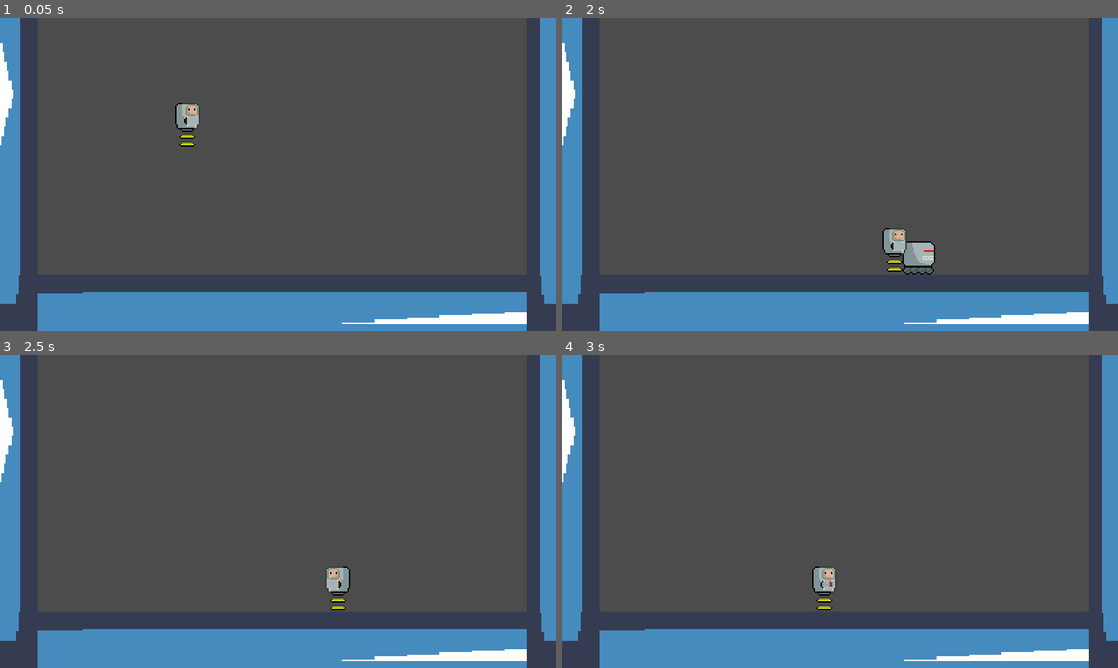
Above: before the commit, frames 1-4 (two rows, left to right).
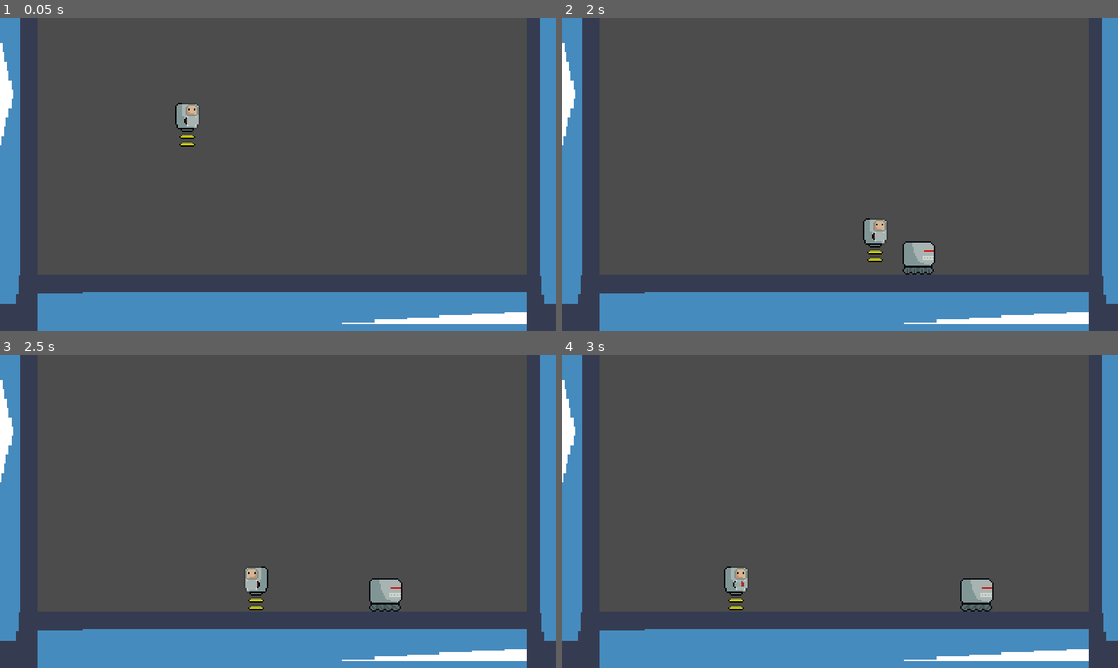
Above: after the commit, the same moments.

Repository: bruhrator420/MAD-Game-Jam-Project
Game: Godot game, scene res://Scenes/Level.tscn
Same seed, same stepped clock (60 frames per second), same inputs: the game is played once before the commit and once after it. The project has no main scene, so this scene is started directly. The engine's default icon, where the game draws it, is replaced by a stand-in: a white triangle on a blue panel in a dark square.
Inputs:
- Up to frame 1 (0.05 s): no input
- Up to frame 2 (2 s): hold Right (ui_right) from 0.53 s (still down); tap X (attack) at 0.6, 1.35 s; tap Space (jump) at 0.77, 1.52 s
- Up to frame 3 (2.5 s): release Right (ui_right) at 2.03 s; hold Left (ui_left) from 2.03 s (still down); tap X (attack) at 2.1 s
- Up to frame 4 (3 s): release Left (ui_left) at 2.78 s; hold Right (ui_right) from 2.78 s (still down); tap X (attack) at 2.85 s

Frame 1 is identical in both runs. In frame 2, 0.8% of the frame differs, in the area x 54-67%, y 64-82%; in frame 3, 1.4%, in the area x 44-73%, y 67-82%; in frame 4, 1.4%.

Commit message:
Enable player and enemy to collide

Diff:
--- a/Project/Scenes/Enemy.gd
+++ b/Project/Scenes/Enemy.gd
@@ -24,3 +24,8 @@
 
 func die():
 	queue_free()
+
+
+func _on_Area2D_body_entered(body):
+	if body.is_in_group("players"):
+		body.damage(1, Vector2(156 * sign(body.global_position.x - global_position.x), -100))
--- a/Project/Scenes/Enemy.tscn
+++ b/Project/Scenes/Enemy.tscn
@@ -30,12 +30,16 @@
 [sub_resource type="RectangleShape2D" id=6]
 extents = Vector2( 11.5, 11.5 )
 
+[sub_resource type="RectangleShape2D" id=7]
+extents = Vector2( 12.5, 12.5 )
+
 [node name="Enemy" type="KinematicBody2D" groups=["enemies"]]
 script = ExtResource( 2 )
 
 [node name="AnimatedSprite" type="AnimatedSprite" parent="."]
 position = Vector2( 0, -11 )
 frames = SubResource( 5 )
+frame = 3
 playing = true
 
 [node name="CollisionShape2D" type="CollisionShape2D" parent="."]
@@ -45,3 +49,12 @@
 [node name="FloorChecker" type="RayCast2D" parent="."]
 position = Vector2( -12, 0 )
 cast_to = Vector2( 0, 1 )
+
+[node name="Area2D" type="Area2D" parent="."]
+position = Vector2( 0, -11 )
+
+[node name="CollisionShape2D" type="CollisionShape2D" parent="Area2D"]
+position = Vector2( -0.5, -0.5 )
+shape = SubResource( 7 )
+
+[connection signal="body_entered" from="Area2D" to="." method="_on_Area2D_body_entered"]
--- a/Project/Scenes/Player.tscn
+++ b/Project/Scenes/Player.tscn
@@ -56,7 +56,7 @@
 [sub_resource type="RectangleShape2D" id=9]
 extents = Vector2( 4.5, 5 )
 
-[node name="KinematicBody2D" type="KinematicBody2D"]
+[node name="KinematicBody2D" type="KinematicBody2D" groups=["players"]]
 script = ExtResource( 2 )
 
 [node name="Sprite" type="AnimatedSprite" parent="."]
--- a/Project/Scripts/Player.gd
+++ b/Project/Scripts/Player.gd
@@ -6,6 +6,7 @@
 const AIR_RESISTANCE = 0.02
 const JUMP_FORCE = 275
 
+var hp = 3
 var motion = Vector2.ZERO
 var gravity = (ProjectSettings.get_setting("physics/2d/default_gravity") *
 		ProjectSettings.get_setting("physics/2d/default_gravity_vector"))
@@ -44,6 +45,15 @@
 	motion = move_and_slide(motion, Vector2.UP)
 
 
+func damage(damage = 1, knockback = Vector2.ZERO):
+	hp -= damage
+	if hp:
+		set_deferred("motion", knockback if knockback else Vector2(0, -100))
+	else:
+		# morte aqui
+		get_tree().paused = true
+
+
 func on_attack_animation_finished():
 	melee.set_deferred("monitoring", false)
 	sprite.play("default")
Not shown: 1 places in Project/Scenes/Enemy.tscn that only renumber resources
